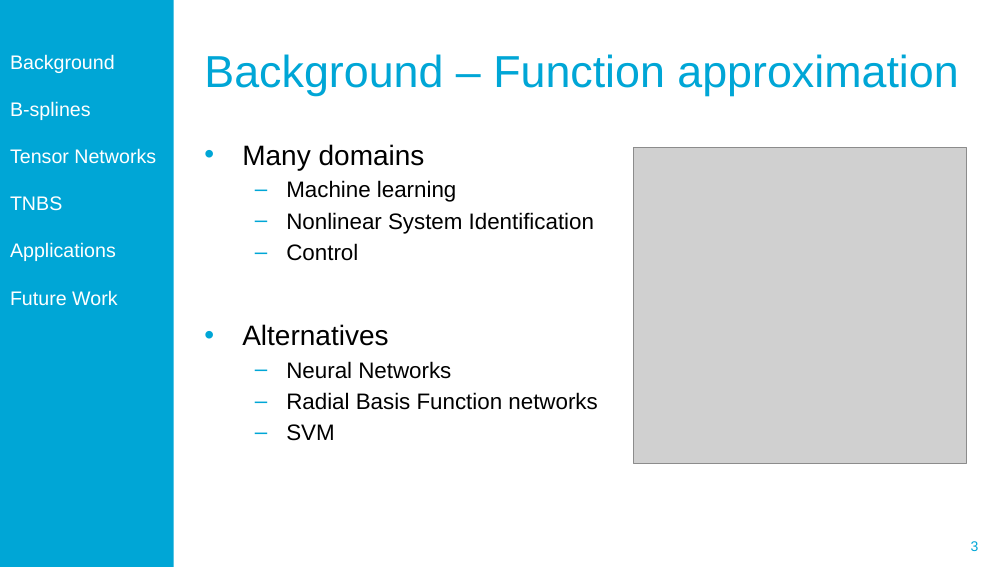
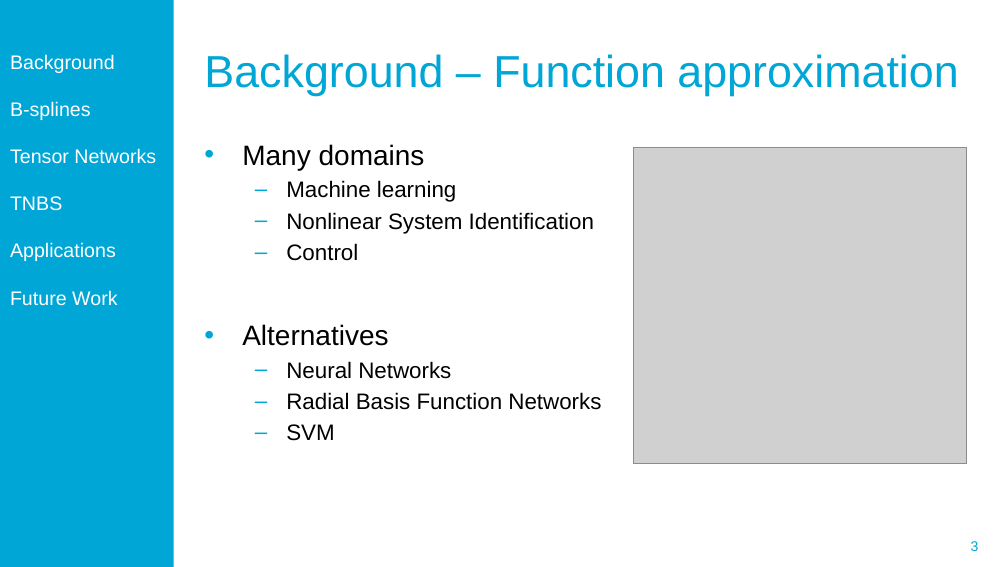
Before and after one commit to Ridvanz/Thesis, a slide deck: slide 3 of Midterm_Ridvan.pptx. Drawn at 1008x567 pixels with LibreOffice and Linux fonts; fonts in the diff are those of the drawing; grey boxes stand for pictures; background and template pictures are left out. Boxes give left, top, right and bottom in pixels: in the first picture for what was removed or moved away, otherwise in the second. Text is boxed around its words. In the diff, an @@ line names an element or a change of style, - is before the commit and + after.

```diff
--- a/Midterm_Ridvan.pptx
+++ b/Midterm_Ridvan.pptx
@@ text at [286, 392, 601, 410]: text changed @@
-  – Radial Basis Function networks
+  – Radial Basis Function Networks
```
Also in this commit, not shown: 7 other slides changed, 12 other files.
